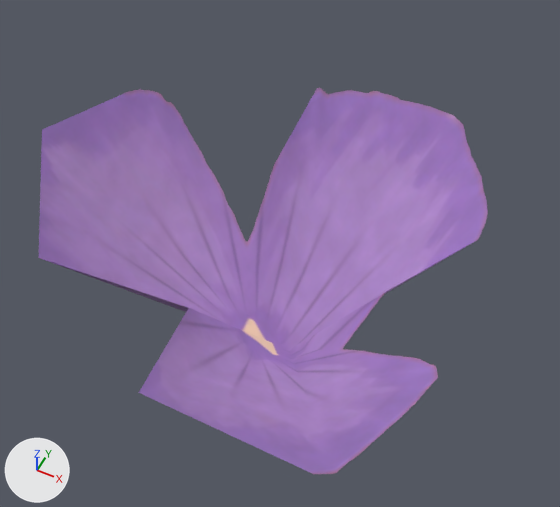
Before and after pictures for a commit that changed the glTF model web/public/models/nature/Petal_1.gltf.
Both versions are drawn from a 50 mm camera at (0.216, -0.455, 0.726) aimed at (-0.013, 0.005, 0.151). The lights are fixed; the arrows at lower left show +X, +Y and +Z. The picture after the commit comes second.

Objects in the first picture: 'Petal_1'.
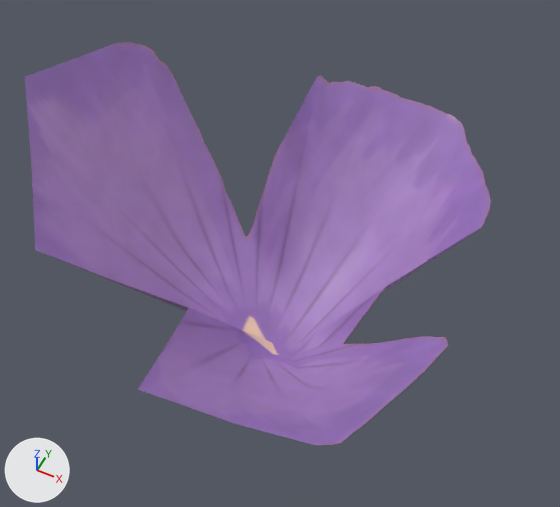
Diff of the bpy script that builds the scene:
```diff
--- a/web/public/models/nature/Petal_1.gltf.py
+++ b/web/public/models/nature/Petal_1.gltf.py
@@ me_plane_028 @@
 # used by ob_petal_1; location = (0.0, 0.0, 0.0)
-me_plane_028.from_pydata(...)  # 14 vertices, 13 faces; spans x -0.257..0.203, y -0.226..0.229, z 0.0..0.244
+me_plane_028.from_pydata(...)  # 40 vertices, 52 faces; spans x -1.0..1.0, y -0.993..0.993, z -0.667..0.667
+# me_plane_028 part 1: the whole mesh is rebuilt
 me_plane_028.materials.append(mat_flowers)
@@ ob_petal_1 @@
 ob_petal_1 = bpy.data.objects.new('Petal_1', me_plane_028)
-ob_petal_1.location = (0.0, 0.0, 0.0)
+ob_petal_1.location = (-0.0246, 0.0007, 0.1534)
+ob_petal_1.scale = (0.23, 0.23, 0.23)
```

Where the change shows, as pixel boxes [x1, y1, x2, y2] in the pictures (560 x 507 px):
'Petal_1', reshaped, moved, rescaled: before [38, 88, 488, 474]; after [25, 42, 491, 445]
